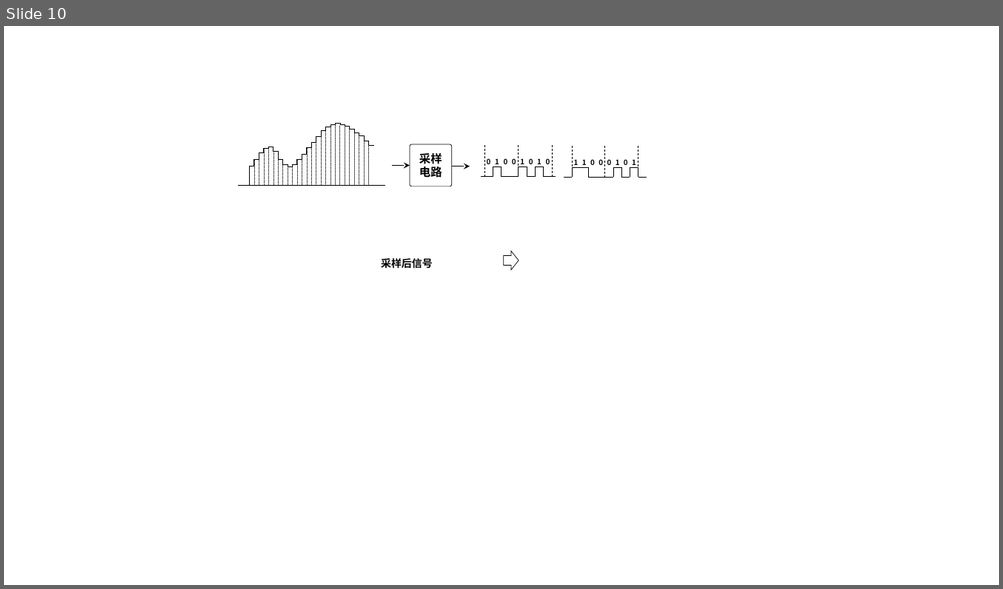
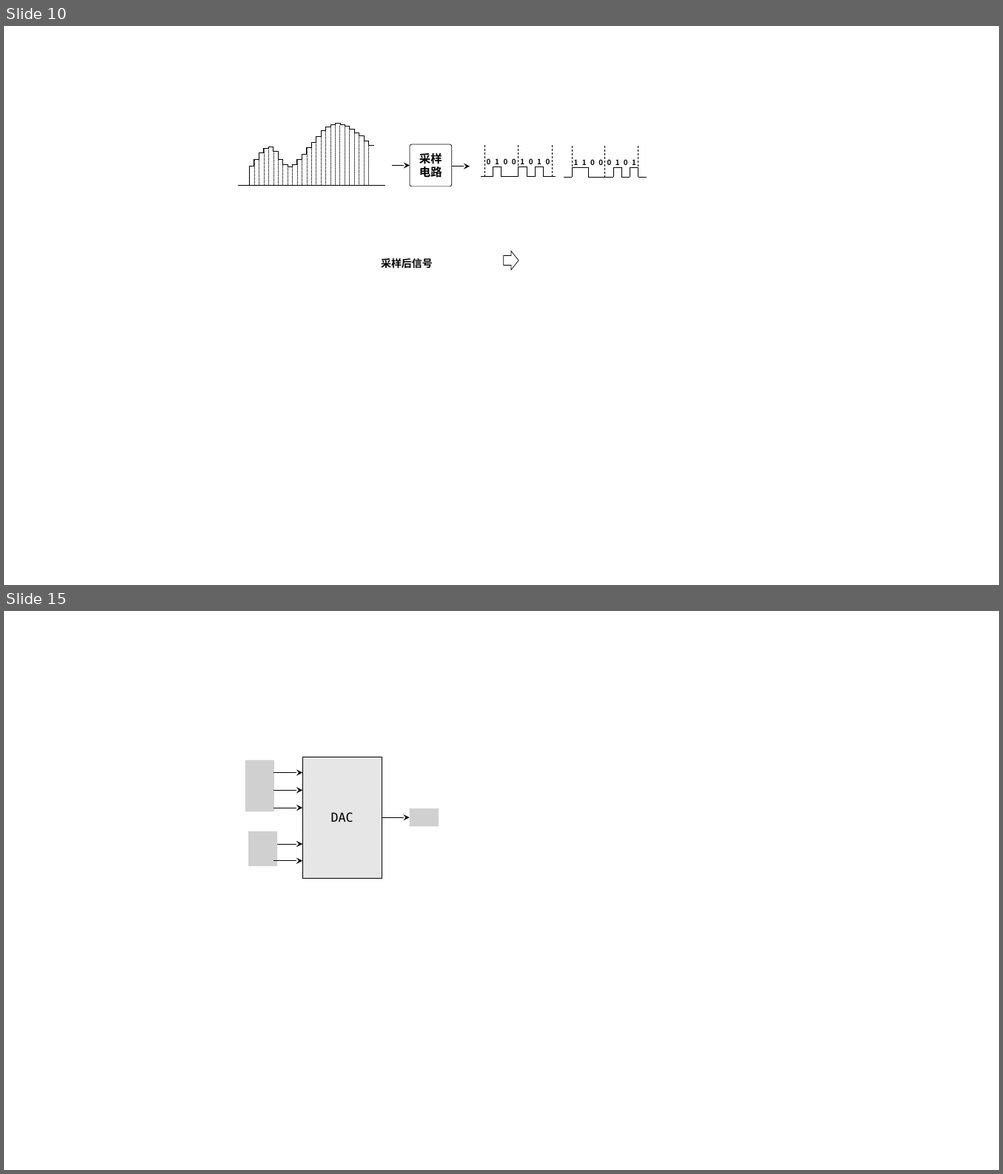
Before and after one commit to zyldgd/document, a slide deck: src/ppt/标图.pptx. Shown one above the other, each under a label of ours: slide 10 before the commit, slides 10 and 15 after it; the slides between them are not shown. The pictures are 1003x589 and 1003x1174 pixels, drawn with LibreOffice and Linux fonts; fonts in the diff are those of the drawing; grey boxes stand for pictures. Boxes give left, top, right and bottom in pixels: in the first picture for what was removed or moved away, otherwise in the second. Text is boxed around its words. In the diff, an @@ line names an element or a change of style, - is before the commit and + after.

```diff
--- a/src/ppt/标图.pptx
+++ b/src/ppt/标图.pptx
@@ slide 15 added at [4, 611, 999, 1170], background #FFFFFF @@
@@ picture added at [245, 760, 274, 778] @@
@@ rectangle added at [302, 758, 381, 878], fill #E7E6E6, outline #000000 0.5 pt, 12 pt, text #000000 @@
+DAC
@@ picture added at [245, 777, 274, 795] @@
@@ picture added at [245, 794, 274, 812] @@
@@ picture added at [409, 809, 438, 826] @@
@@ picture added at [248, 832, 277, 850] @@
@@ arrow added from (381, 817) to (409, 817), #000000 0.5 pt @@
@@ picture added at [248, 849, 277, 866] @@
@@ group added at [273, 773, 302, 861]: 5 arrows @@
```
Also in this commit, not shown: 4 other slides added, 1 slide removed, 1 other file.
